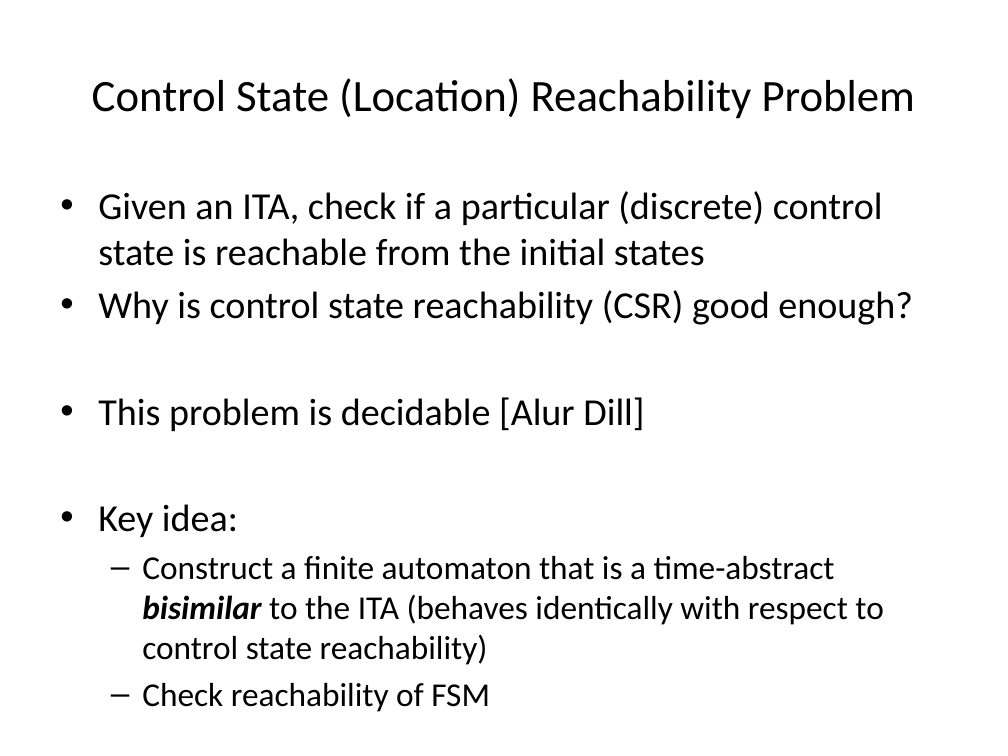
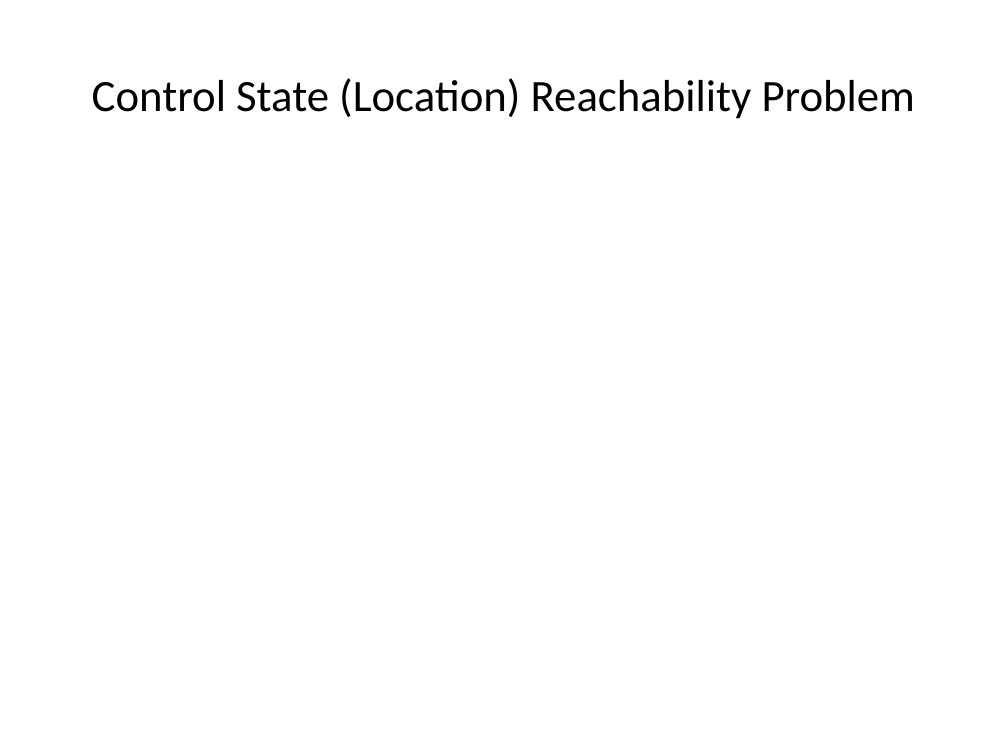
Before and after one commit to sayanmitracode/cpsbooksite, a slide deck: slide 8 of Slides/ReachabilityTimedAutomata.pptx (slide 9 before the commit). Drawn at 1008x756 pixels with LibreOffice and Linux fonts; fonts in the diff are those of the drawing; grey boxes stand for pictures. Boxes give left, top, right and bottom in pixels: in the first picture for what was removed or moved away, otherwise in the second. Text is boxed around its words. In the diff, an @@ line names an element or a change of style, - is before the commit and + after.

Commit message:
reachability

```diff
--- a/Slides/ReachabilityTimedAutomata.pptx
+++ b/Slides/ReachabilityTimedAutomata.pptx
@@ text removed at [98, 191, 913, 665] @@
-• Given an ITA, check if a particular (discrete) control state is reachable from the initial states
-• Why is control state reachability (CSR) good enough?
-• This problem is decidable [Alur Dill]
-• Key idea:
-  – Construct a finite automaton that is a time-abstract bisimilar to the ITA (behaves identically with respect to control state reachability)
-  – Check reachability of FSM
```
Also in this commit, not shown: 2 other slides changed, 24 slides added, 2 slides removed, 4 other files.
